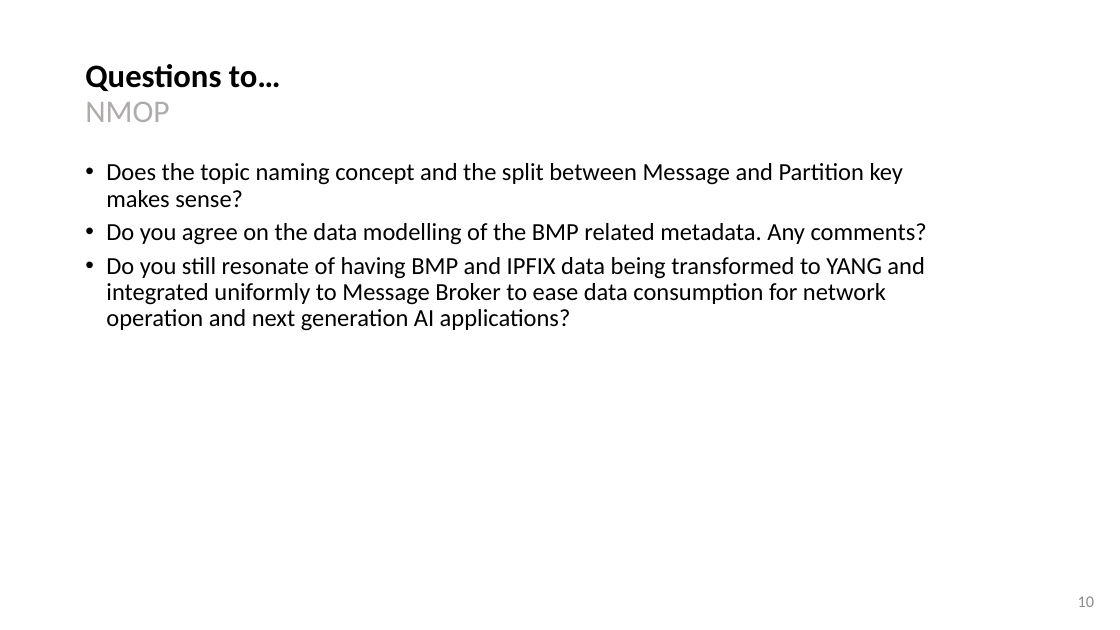
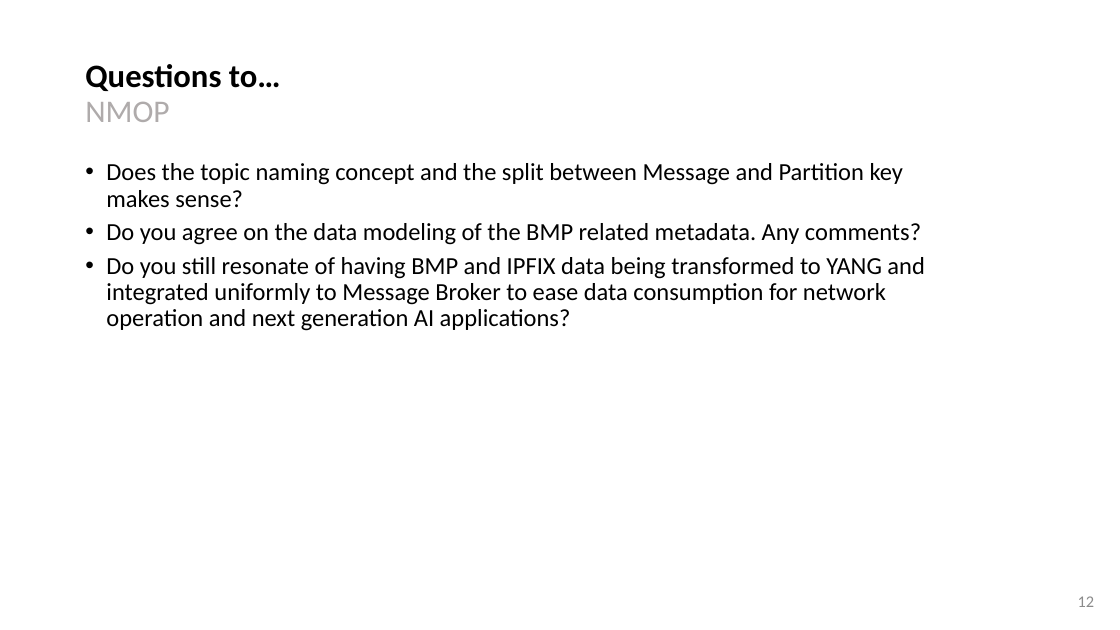
Before and after one commit to network-analytics/ietf-network-analytics-document-status, a slide deck: slide 12 of 126/NMOP/draft-netana-nmop-message-broker-bmp-telemetry-msg-03.pptx (slide 10 before the commit). Drawn at 1120x630 pixels with LibreOffice and Linux fonts; fonts in the diff are those of the drawing. Boxes give left, top, right and bottom in pixels: in the first picture for what was removed or moved away, otherwise in the second. Text is boxed around its words. In the diff, an @@ line names an element or a change of style, - is before the commit and + after.

```diff
--- a/126/NMOP/draft-netana-nmop-message-broker-bmp-telemetry-msg-03.pptx
+++ b/126/NMOP/draft-netana-nmop-message-broker-bmp-telemetry-msg-03.pptx
@@ text at bbox=[106, 223, 921, 245]: text changed @@
-• Do you agree on the data modelling of the BMP related metadata. Any comments?
+• Do you agree on the data modeling of the BMP related metadata. Any comments?
@@ page number at bbox=[1078, 596, 1095, 607]: text changed @@
-10
+12
```
Also in this commit, not shown: 7 other slides changed, 3 slides added, 1 slide removed, 1 other file.
